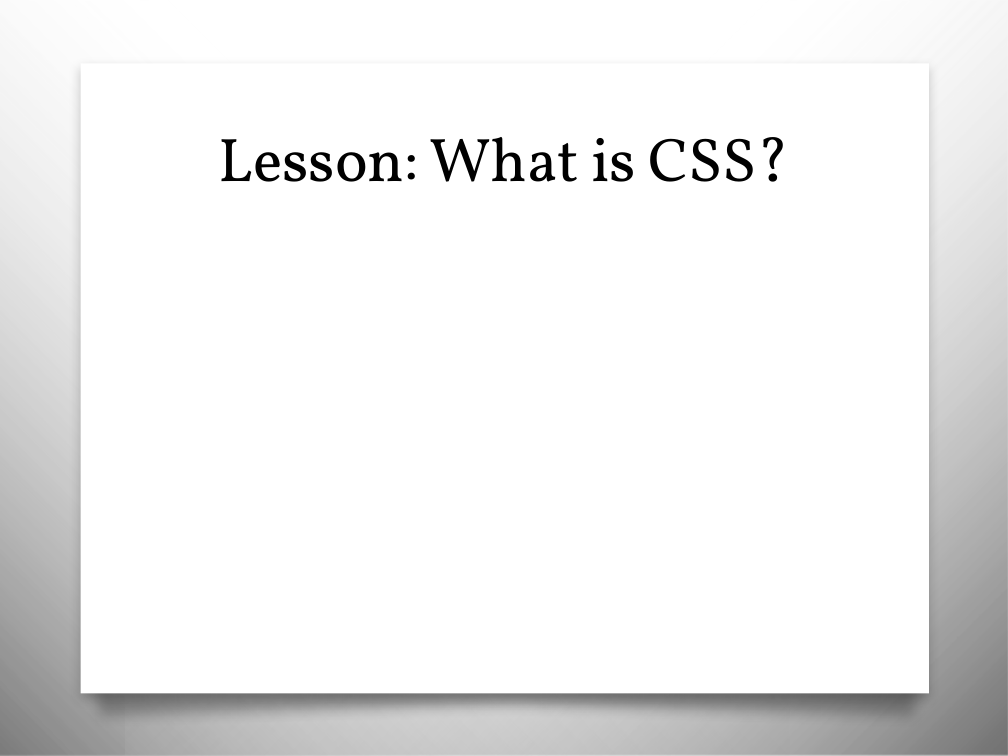
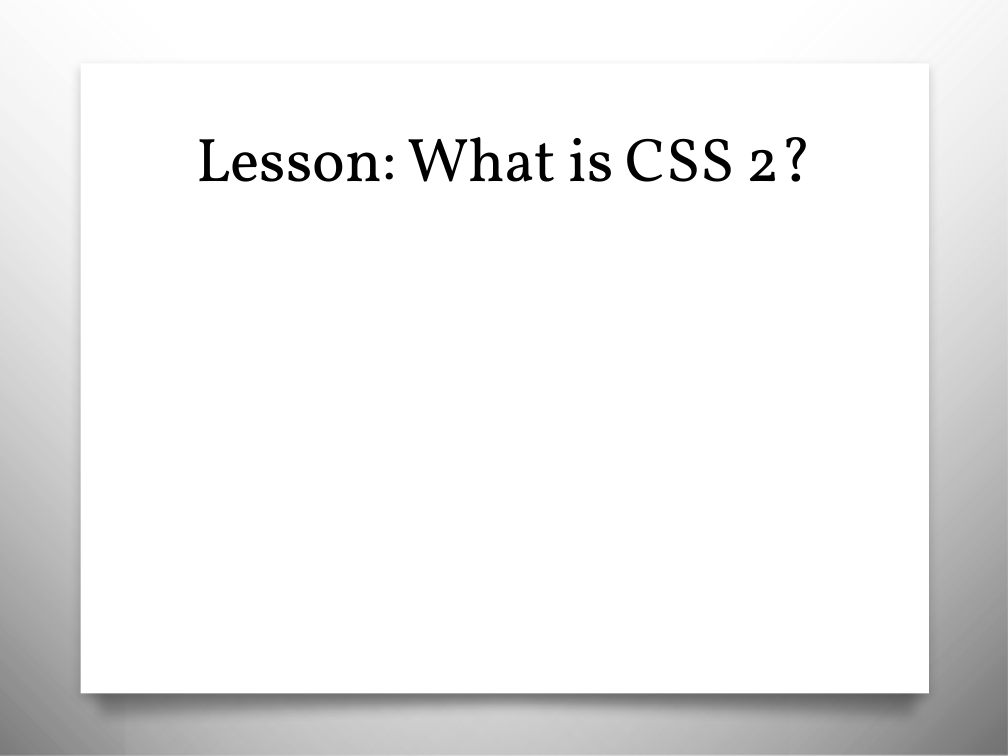
Before and after one commit to awayken/USF-ART329, a slide deck: slide 5 of slides/classthree/slides.pptx (slide 17 before the commit). Drawn at 1008x756 pixels with LibreOffice and Linux fonts; fonts in the diff are those of the drawing; background and template pictures are left out. Boxes give left, top, right and bottom in pixels: in the first picture for what was removed or moved away, otherwise in the second. Text is boxed around its words. In the diff, an @@ line names an element or a change of style, - is before the commit and + after.

```diff
--- a/slides/classthree/slides.pptx
+++ b/slides/classthree/slides.pptx
@@ title at [196, 137, 812, 182]: text changed @@
-Lesson: What is CSS?
+Lesson: What is CSS 2?
```
Also in this commit, not shown: 5 other slides changed, 1 slide added, 25 slides removed.
